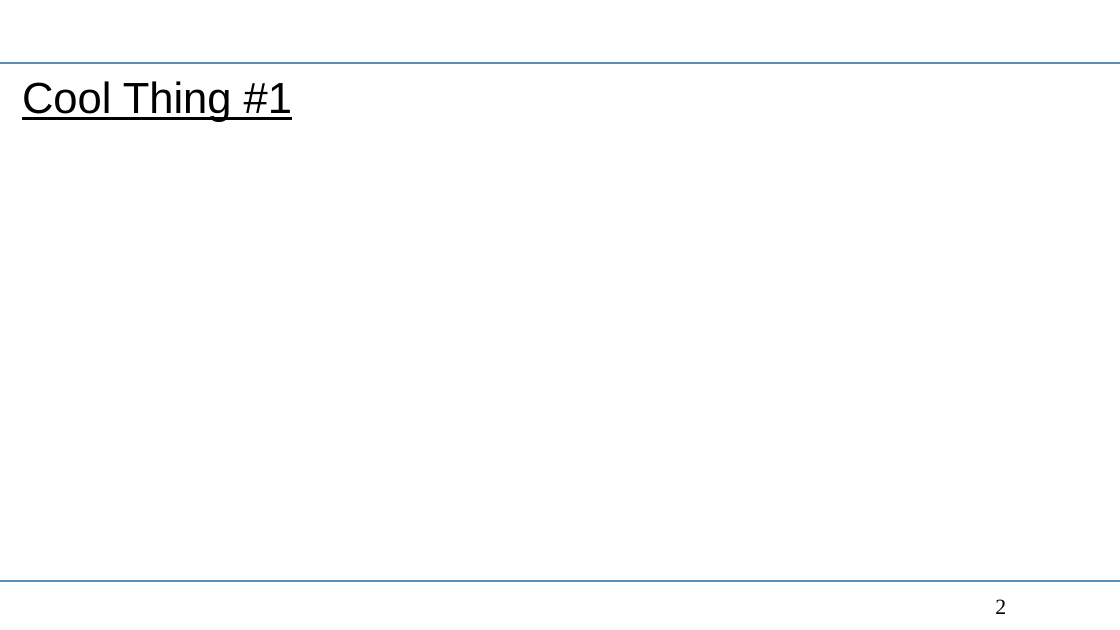
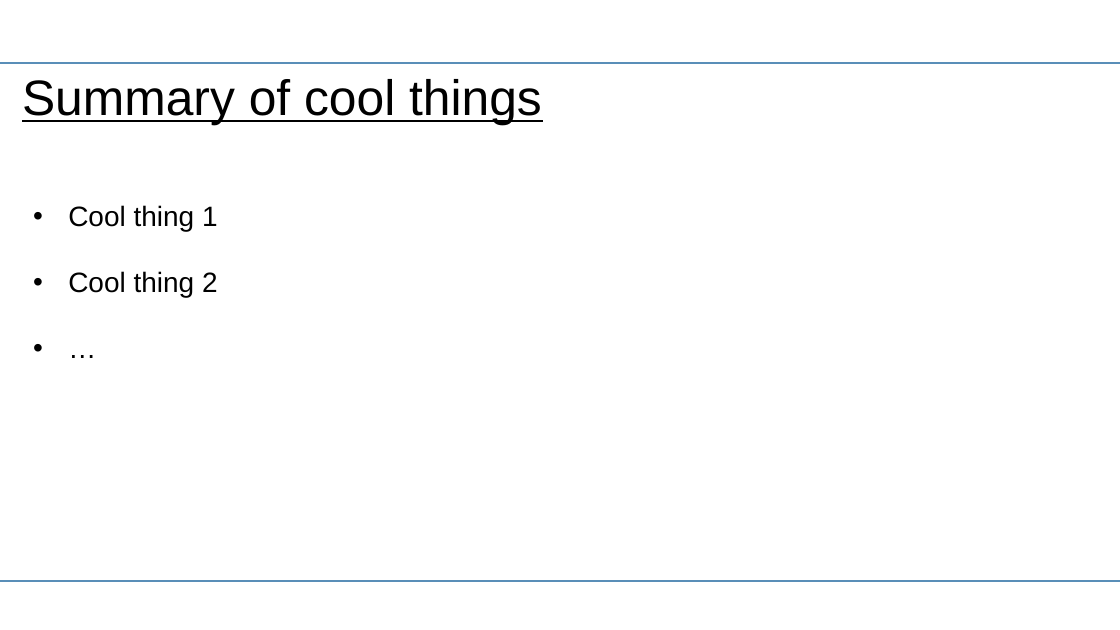
Before and after one commit to TUM-I5/MolSim, a slide deck: slide 6 of presentations/templates/PRESENTATION_TEMPLATE.pptx (slide 2 before the commit). Drawn at 1120x630 pixels with LibreOffice and Linux fonts; fonts in the diff are those of the drawing; background and template pictures are left out. Boxes give left, top, right and bottom in pixels: in the first picture for what was removed or moved away, otherwise in the second. Text is boxed around its words. In the diff, an @@ line names an element or a change of style, - is before the commit and + after.

```diff
--- a/presentations/templates/PRESENTATION_TEMPLATE.pptx
+++ b/presentations/templates/PRESENTATION_TEMPLATE.pptx
@@ title at [22, 79, 542, 126]: text changed; size 28 to 32 pt @@
-Cool Thing #1
+Summary of cool things
@@ subtitle added at [68, 205, 218, 297], 18 pt, text #000000 @@
+• Cool thing 1
+• Cool thing 2
+• …
@@ page number removed at [995, 599, 1006, 614] @@
-2
```
Also in this commit, not shown: 1 other slide changed, 5 slides added, 3 slides removed, 7 other files.
